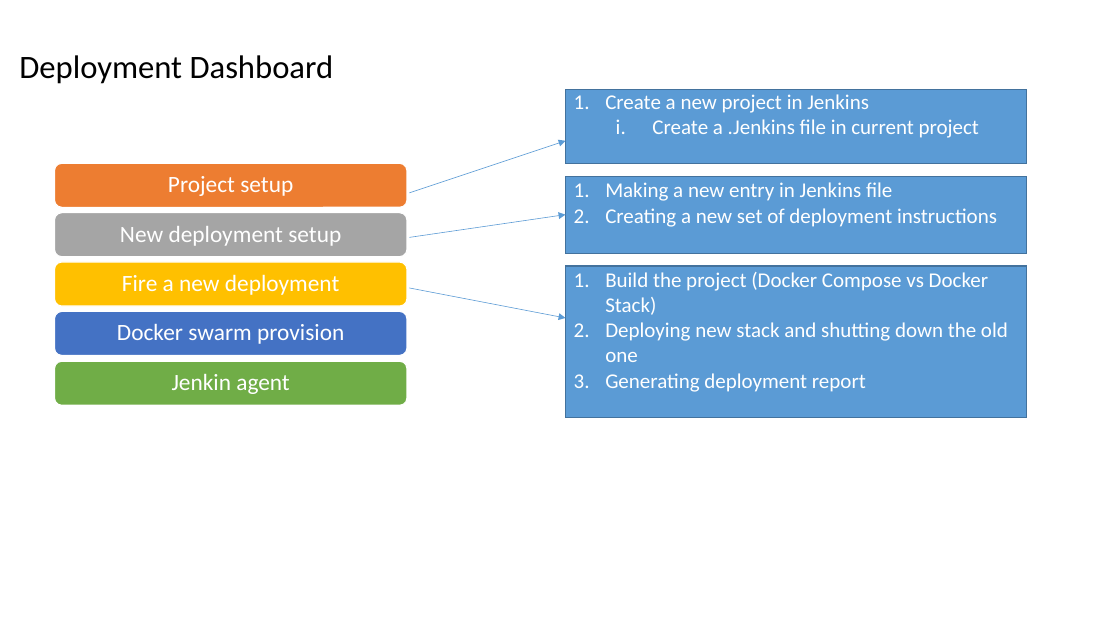
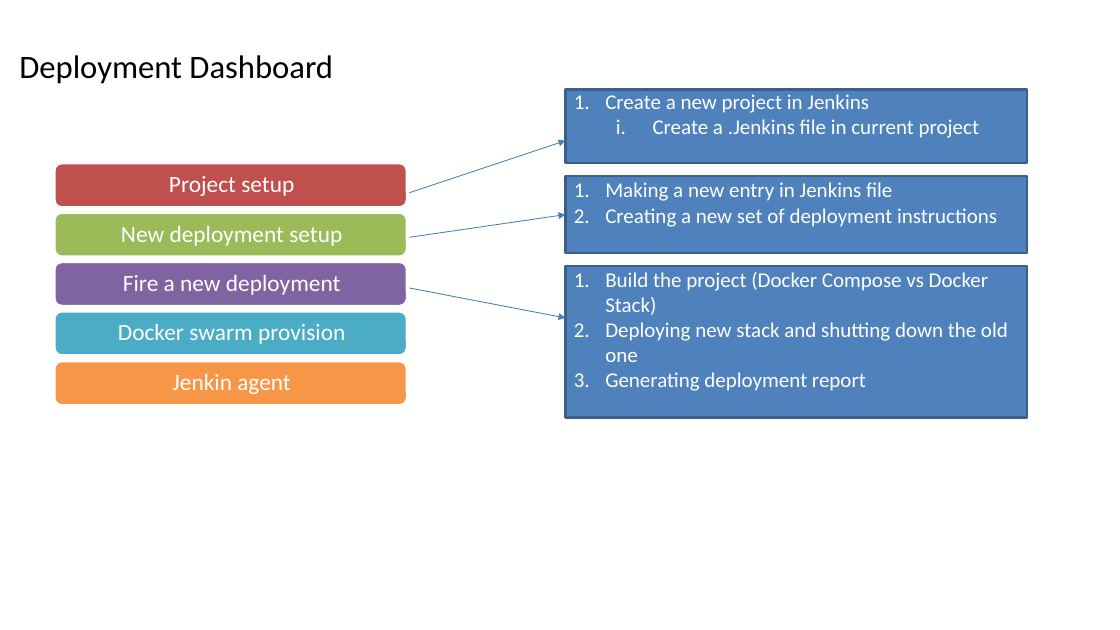
Before and after one commit to umamahesh967/dockerdeploy, a slide deck: slide 3 of Documents/Deployment_Dashboard.pptx. Drawn at 1120x630 pixels with LibreOffice and Linux fonts; fonts in the diff are those of the drawing. Boxes give left, top, right and bottom in pixels: in the first picture for what was removed or moved away, otherwise in the second. Text is boxed around its words. In the diff, an @@ line names an element or a change of style, - is before the commit and + after.

Commit message:
new slide added in ppt

```diff
--- a/Documents/Deployment_Dashboard.pptx
+++ b/Documents/Deployment_Dashboard.pptx
@@ arrow removed from (409, 193) to (565, 141) @@
@@ freeform shape added at box(409, 141, 565, 193), outline #4B7EBC 0.75 pt @@
@@ rounded rectangle "Project setup": place and size @@
-rounded rectangle "Project setup" at box(168, 176, 293, 196)
+rounded rectangle "Project setup" at box(55, 163, 408, 207)
@@ rounded rectangle "Project setup" at box(55, 163, 408, 207): less space between paragraphs; fill none to #C0504D; outline none to #FFFFFF 2 pt @@
@@ rounded rectangle "New deployment setup": place and size @@
-rounded rectangle "New deployment setup" at box(120, 226, 341, 246)
+rounded rectangle "New deployment setup" at box(55, 213, 408, 256)
@@ rounded rectangle "New deployment setup" at box(55, 213, 408, 256): less space between paragraphs; fill none to #9BBB59; outline none to #FFFFFF 2 pt @@
@@ arrow removed from (409, 238) to (565, 215) @@
@@ freeform shape added at box(409, 214, 565, 237), outline #4B7EBC 0.75 pt @@
@@ rounded rectangle "Fire a new deployment": place and size @@
-rounded rectangle "Fire a new deployment" at box(122, 274, 339, 295)
+rounded rectangle "Fire a new deployment" at box(55, 262, 408, 306)
@@ rounded rectangle "Fire a new deployment" at box(55, 262, 408, 306): less space between paragraphs; fill none to #8064A2; outline none to #FFFFFF 2 pt @@
@@ indent changed; fill #5B9BD5 to #4F81BD; outline #43739E 1 pt to #3A5F8C 2 pt in 3 elements at box(565, 90, 1027, 164), box(565, 176, 1027, 254), box(565, 266, 1027, 418) @@
@@ arrow removed from (409, 288) to (565, 318) @@
@@ freeform shape added at box(409, 288, 565, 318), outline #4B7EBC 0.75 pt @@
@@ rounded rectangle "Docker swarm provision": place and size @@
-rounded rectangle "Docker swarm provision" at box(117, 324, 344, 344)
+rounded rectangle "Docker swarm provision" at box(55, 312, 408, 355)
@@ rounded rectangle "Docker swarm provision" at box(55, 312, 408, 355): less space between paragraphs; fill none to #4BACC6; outline none to #FFFFFF 2 pt @@
@@ rounded rectangle "Jenkin agent": place and size @@
-rounded rectangle "Jenkin agent" at box(172, 374, 289, 394)
+rounded rectangle "Jenkin agent" at box(55, 361, 408, 405)
@@ rounded rectangle "Jenkin agent" at box(55, 361, 408, 405): less space between paragraphs; fill none to #F79646; outline none to #FFFFFF 2 pt @@
@@ group removed at box(55, 163, 408, 405): 5 rounded rectangles @@
```
Also in this commit, not shown: 3 other slides changed, 1 slide added, 1 other file.
